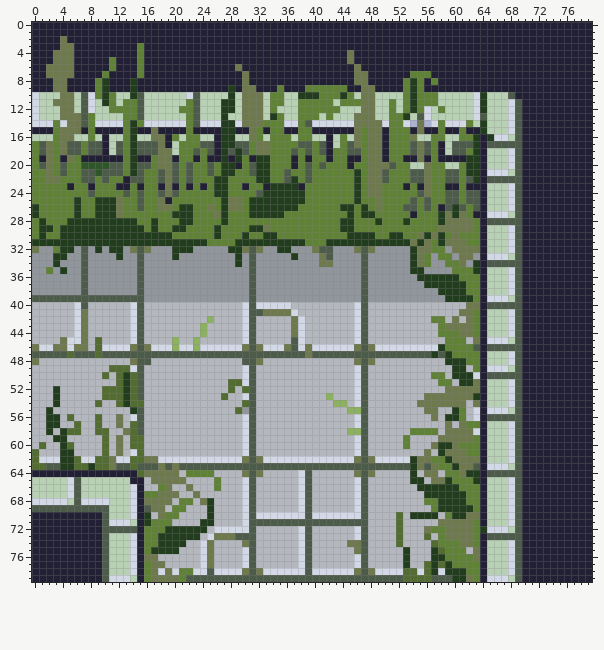
Two versions of one sprite sheet, GreatMeadow/Assets/Features/Maze_Namespace/Tiles/TileSprites/SouthWest.png. This is how it looked before the edit.
The file is 80x80 pixels. Colours within 5 levels of each other are drawn and written as one.
New version:
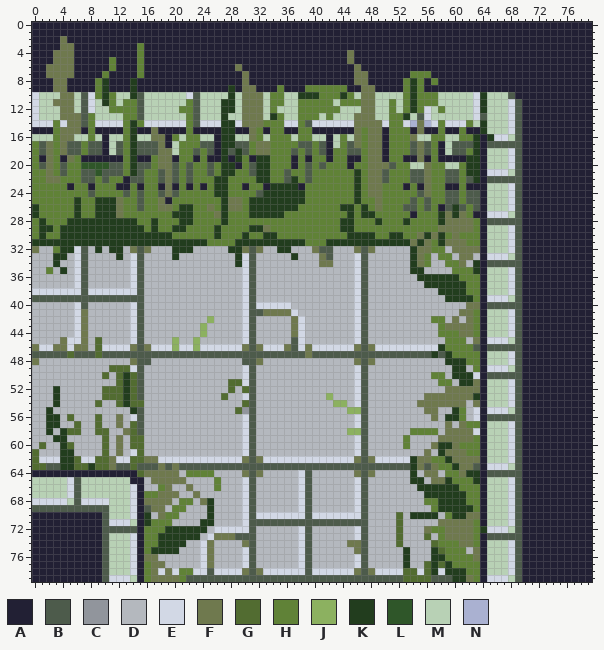
Palette (. is transparent): A #222034  B #4d5b4b  C #91959c  D #b4b8be  E #d2d8e5  F #6f794e  G #526c31  H #608237  J #8cb160  K #223d1e  L #2f5629  M #b8d1b5  N #aab1d1
The edit:
@@ x 0..79 @@
 31 KKKKKKKKKKKKKKKKKKKKKKKKKHHHHKKKKKKKKKKHHHKKKKKKKKKKKKFKFHKFFFHHAMMMEBAAAAAAAAAA
-32 FCCHKKCBCKCKKCFBFCCCKKKCCCCCKKFBFCCKKCCCFBBCCCFBFCCCCCKFFHHCFFFFAMMMEBAAAAAAAAAA
-33 CCCKKCCBCCCCKCCBCCCCKCCCCCCCCKCBCCCCCKCCCFBCCCCBCCCCCCKFHCHHCFFCAEEEMBAAAAAAAAAA
-34 CCCKCCCBCCCCCCCBCCCCCCCCCCCCCKCBCCCCCCCCCFFCCCCBCCCCCCKFHCCHHFCKABBBBBAAAAAAAAAA
-35 CCHCKCCBCCCCCCCBCCCCCCCCCCCCCCCBCCCCCCCCCCCCCCCBCCCCCCKKCCCCHHHKAMMMEBAAAAAAAAAA
-36 CCCCCCCBCCCCCCCBCCCCCCCCCCCCCCCBCCCCCCCCCCCCCCCBCCCCCCCKKKKKKHHHAMMMEBAAAAAAAAAA
-37 CCCCCCCBCCCCCCCBCCCCCCCCCCCCCCCBCCCCCCCCCCCCCCCBCCCCCCCCKKKKKKHHAMMMEBAAAAAAAAAA
-38 CCCCCCCBCCCCCCCBCCCCCCCCCCCCCCCBCCCCCCCCCCCCCCCBCCCCCCCCCCKKKKHHAMMMEBAAAAAAAAAA
-39 BBBBBBBBBBBBBBBBCCCCCCCCCCCCCCCBCCCCCCCCCCCCCCCBCCCCCCCCCCCKKKKHAEEEMBAAAAAAAAAA
+32 FDDHKKEBDKDKKDFBFDDDKKKDDDDDKKFBFDDKKDDDFBBDDDFBFDDDDDKFFHHDFFFFAMMMEBAAAAAAAAAA
+33 DDDKKDEBDDDDKDEBDDDDKDDDDDDDDKEBDDDDDKDDDFBDDDEBDDDDDDKFHDHHDFFDAEEEMBAAAAAAAAAA
+34 DDDKDDEBDDDDDDEBDDDDDDDDDDDDDKEBDDDDDDDDDFFDDDEBDDDDDDKFHDDHHFDKABBBBBAAAAAAAAAA
+35 DDHDKDEBDDDDDDEBDDDDDDDDDDDDDDEBDDDDDDDDDDDDDDEBDDDDDDKKDDDDHHHKAMMMEBAAAAAAAAAA
+36 DDDDDDEBDDDDDDEBDDDDDDDDDDDDDDEBDDDDDDDDDDDDDDEBDDDDDDDKKKKKKHHHAMMMEBAAAAAAAAAA
+37 DDDDDDEBDDDDDDEBDDDDDDDDDDDDDDEBDDDDDDDDDDDDDDEBDDDDDDDDKKKKKKHHAMMMEBAAAAAAAAAA
+38 EEEEEEEBEEEEEEEBDDDDDDDDDDDDDDEBDDDDDDDDDDDDDDEBDDDDDDDDDDKKKKHHAMMMEBAAAAAAAAAA
+39 BBBBBBBBBBBBBBBBDDDDDDDDDDDDDDEBDDDDDDDDDDDDDDEBDDDDDDDDDDDKKKKHAEEEMBAAAAAAAAAA
 40 DDDDDDEBDDDDDDEBDDDDDDDDDDDDDDEBEEEEEDDDDDDDDDEBDDDDDDDDDDDDDDFFABBBBBAAAAAAAAAA
Where, in picture pixels (left, top, right, bottom), the same in both pictures:
changed: (32, 246, 480, 302)
